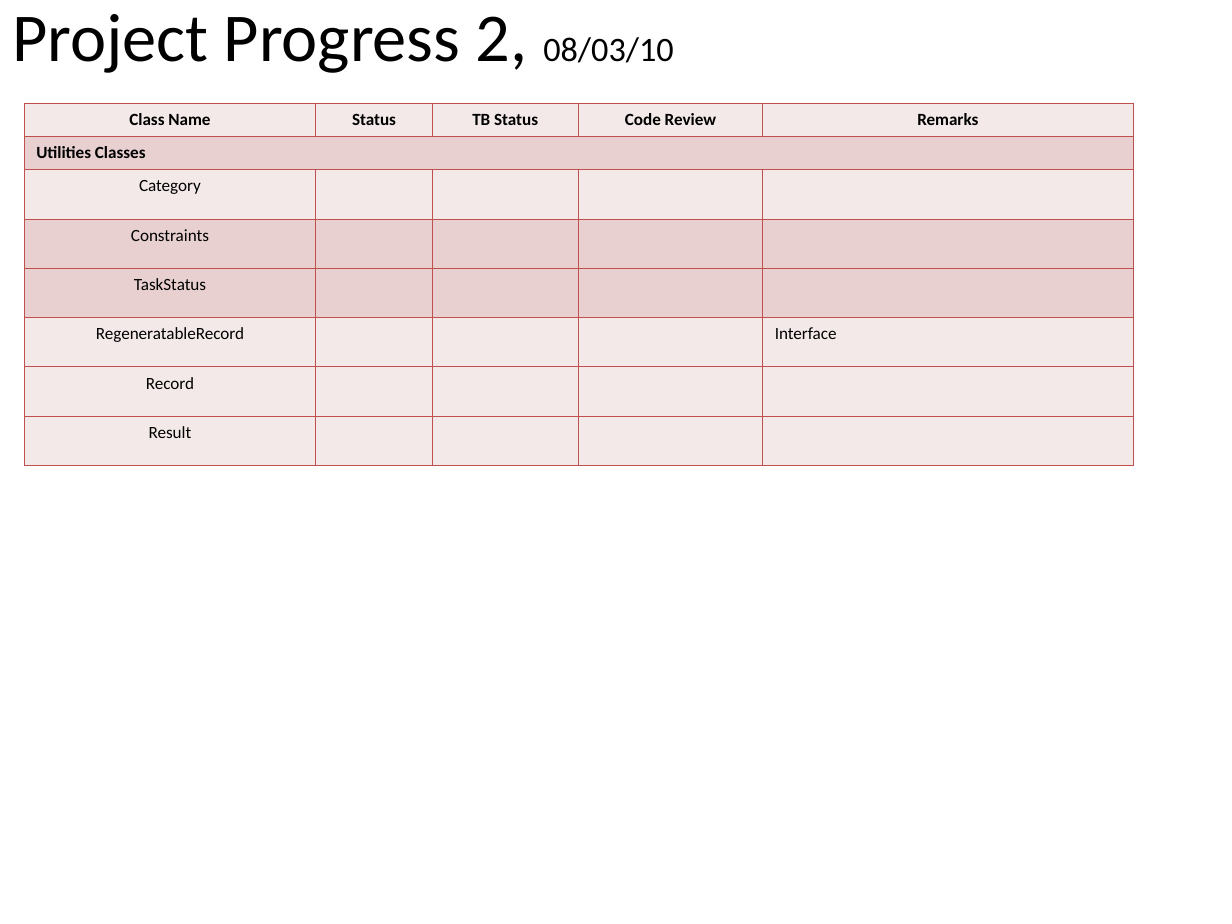
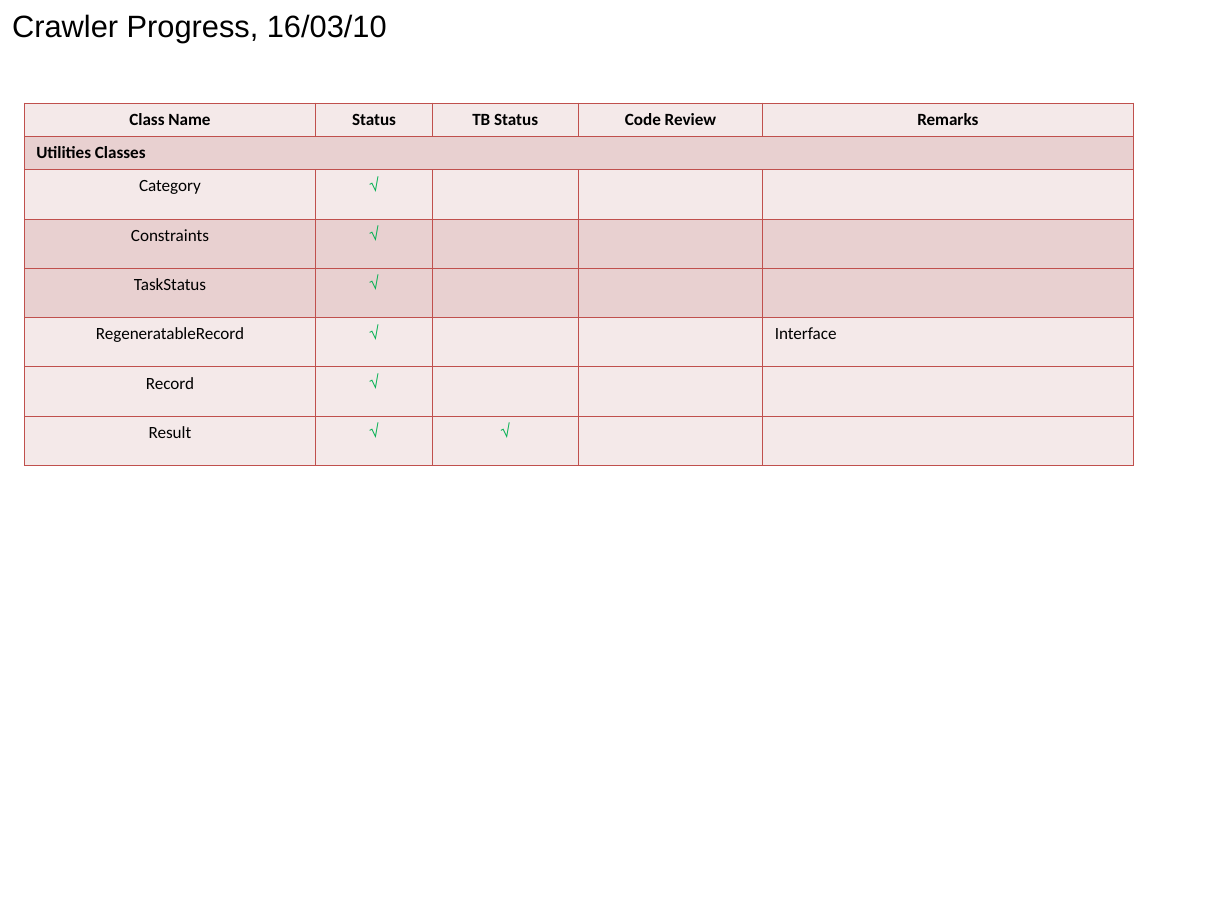
Before and after one commit to tru3d3v/iwebcrawler, a slide deck: slide 2 of Docs/Progress.ppt. Drawn at 1232x924 pixels with LibreOffice and Linux fonts; fonts in the diff are those of the drawing. Boxes give left, top, right and bottom in pixels: in the first picture for what was removed or moved away, otherwise in the second. Text is boxed around its words. In the diff, an @@ line names an element or a change of style, - is before the commit and + after.

```diff
--- a/Docs/Progress.ppt
+++ b/Docs/Progress.ppt
@@ text at (12, 14, 387, 42): text changed; size 40 to 18 pt; font Calibri to Arial @@
-Project Progress 2, 08/03/10
+Crawler Progress, 16/03/10
@@ table at (25, 103, 1135, 442) @@
-row 3, column 2: 
+row 3, column 2: √
-row 4, column 2: 
+row 4, column 2: √
-row 5, column 2: 
+row 5, column 2: √
-row 6, column 2: 
+row 6, column 2: √
-row 7, column 2: 
+row 7, column 2: √
-row 8, column 2: 
+row 8, column 2: √
-row 8, column 3: 
+row 8, column 3: √
```
Also in this commit, not shown: 1 other slide changed, 4 other files.
